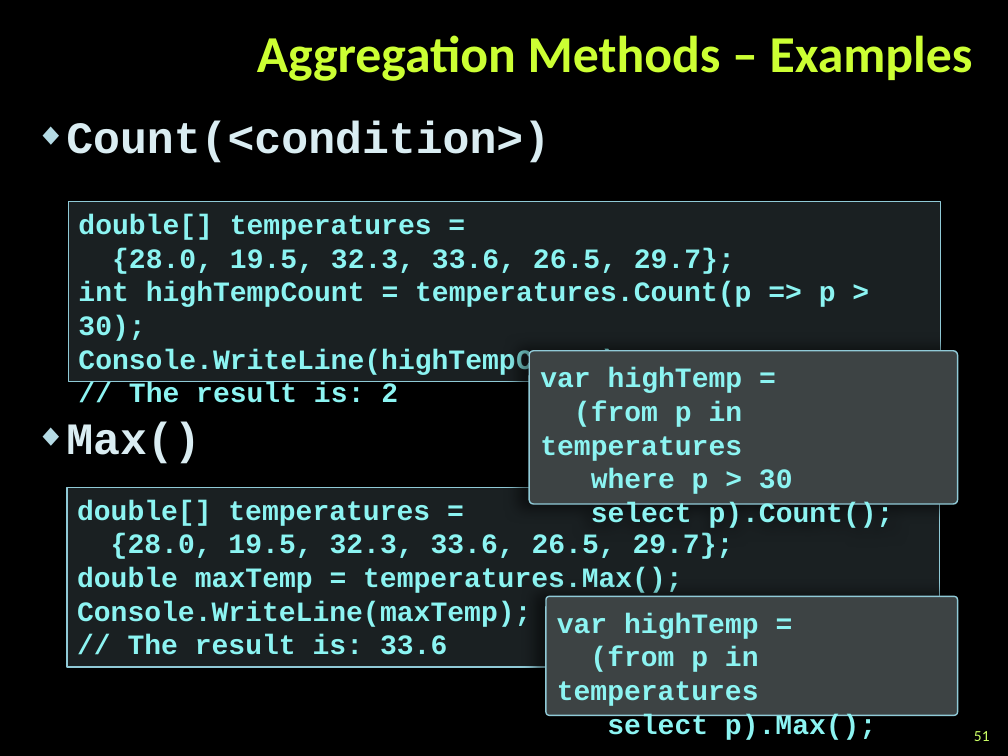
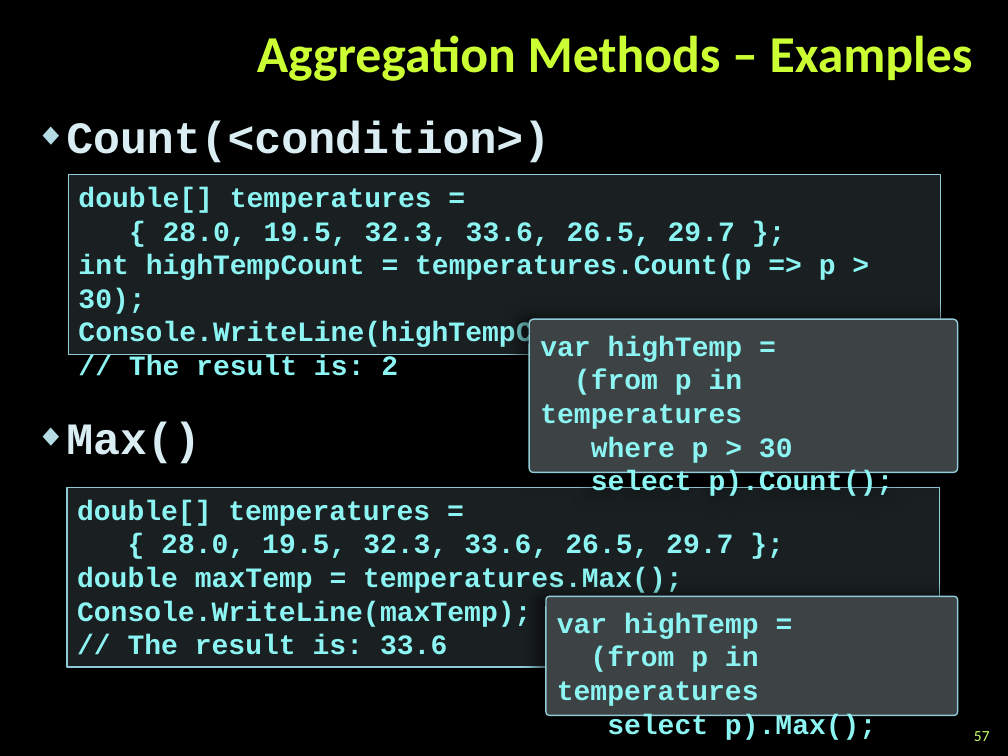
Before and after one commit to tddold/Telerik-Academy, a slide deck: slide 57 of Programming with C#/3. C# OOP/Presentations/Extension-Methods-Delegates-Lambda-LINQ.pptx (slide 51 before the commit). Drawn at 1008x756 pixels with LibreOffice and Linux fonts; fonts in the diff are those of the drawing; background and template pictures are left out. Boxes give left, top, right and bottom in pixels: in the first picture for what was removed or moved away, otherwise in the second. Text is boxed around its words. In the diff, an @@ line names an element or a change of style, - is before the commit and + after.

```diff
--- a/Programming with C#/3. C# OOP/Presentations/Extension-Methods-Delegates-Lambda-LINQ.pptx
+++ b/Programming with C#/3. C# OOP/Presentations/Extension-Methods-Delegates-Lambda-LINQ.pptx
@@ rectangle "double[] temperatures =": place and size @@
-rectangle "double[] temperatures =" at bbox=[69, 202, 940, 381]
+rectangle "double[] temperatures =" at bbox=[69, 174, 940, 354]
@@ text in rectangle at bbox=[163, 222, 735, 246]: spaces changed @@
-{28.0, 19.5, 32.3, 33.6, 26.5, 29.7};
+{ 28.0, 19.5, 32.3, 33.6, 26.5, 29.7 };
@@ rounded rectangle "var highTemp =": place and size @@
-rounded rectangle "var highTemp =" at bbox=[529, 351, 958, 504]
+rounded rectangle "var highTemp =" at bbox=[529, 320, 958, 473]
@@ text in rectangle at bbox=[161, 534, 733, 558]: spaces changed @@
-{28.0, 19.5, 32.3, 33.6, 26.5, 29.7};
+{ 28.0, 19.5, 32.3, 33.6, 26.5, 29.7 };
@@ page number at bbox=[974, 731, 990, 741]: text changed @@
-51
+57
```
Also in this commit, not shown: 12 other slides changed, 6 slides added, 6 slides removed, 12 other files.
